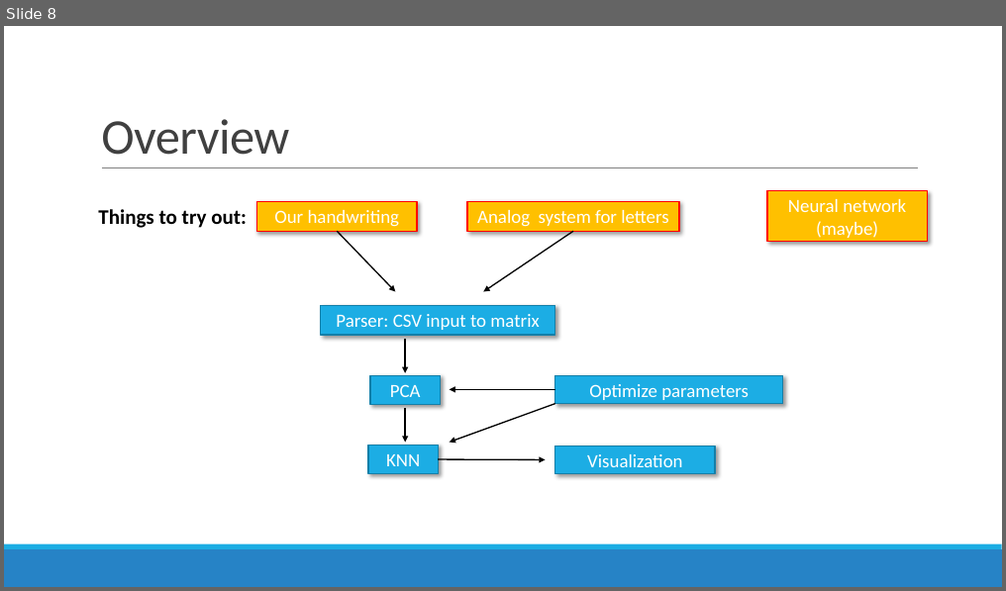
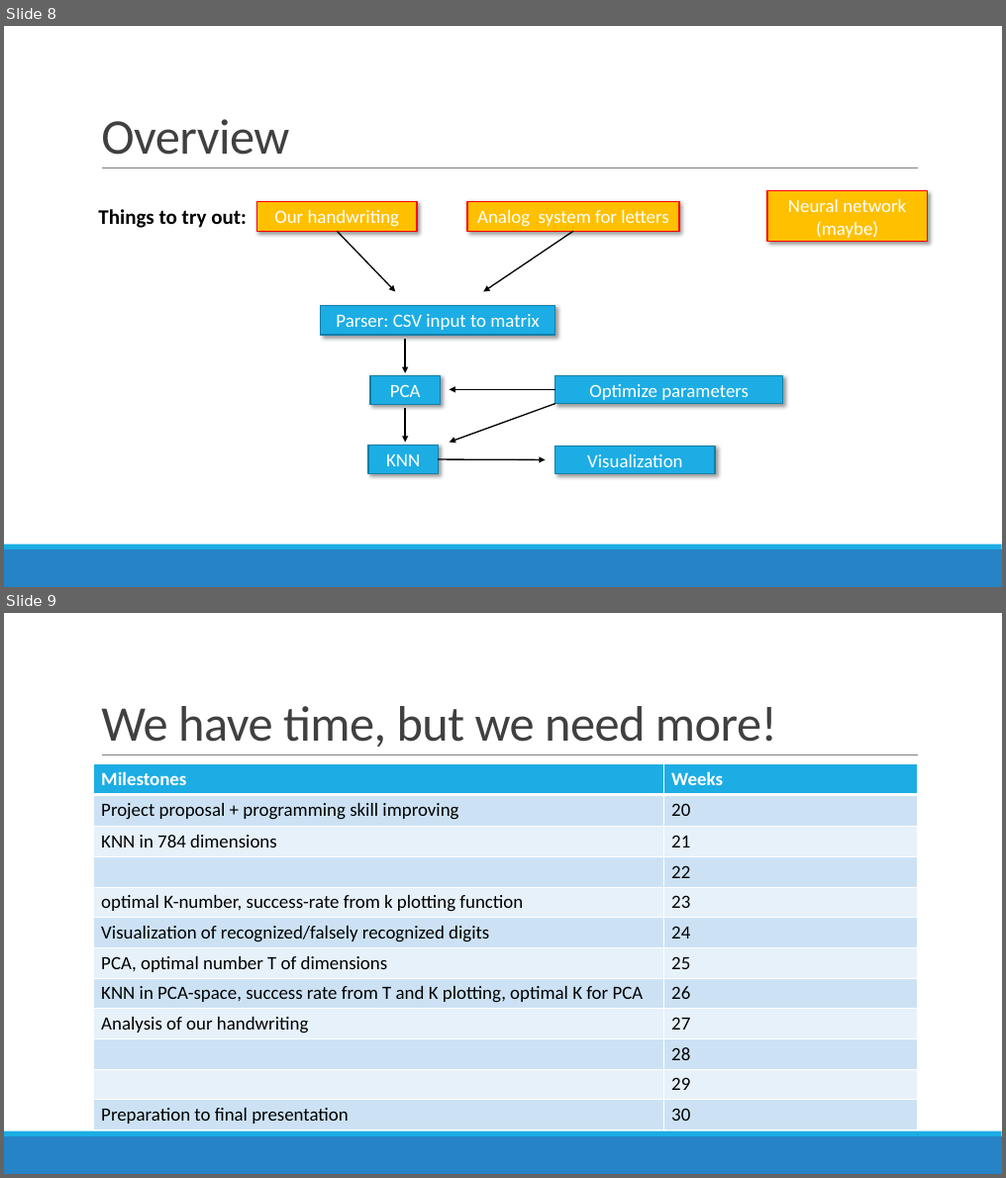
Before and after one commit to datascience-mobi/project-03-group-01, a slide deck: Vortrag1.pptx. Shown one above the other, each under a label of ours: slide 8 before the commit, slides 8 and 9 after it. The pictures are 1006x591 and 1006x1178 pixels, drawn with LibreOffice and Linux fonts; fonts in the diff are those of the drawing. Boxes give left, top, right and bottom in pixels: in the first picture for what was removed or moved away, otherwise in the second. Text is boxed around its words. In the diff, an @@ line names an element or a change of style, - is before the commit and + after.

```diff
--- a/Vortrag1.pptx
+++ b/Vortrag1.pptx
@@ slide 9 added at [4, 613, 1002, 1174], background #FFFFFF; not listed: 3 template elements that a slide beside it also shows @@
@@ title added at [101, 706, 777, 747], 48 pt, text #404040 @@
+We have time, but we need more!
@@ table added at [94, 764, 918, 1131], 12 rows, 2 columns @@
+Milestones | Weeks
+Project proposal + programming skill improving | 20
+KNN in 784 dimensions | 21
+ | 22
+optimal K-number, success-rate from k plotting function | 23
+Visualization of recognized/falsely recognized digits | 24
+PCA, optimal number T of dimensions | 25
+KNN in PCA-space, success rate from T and K plotting, optimal K for PCA | 26
+Analysis of our handwriting | 27
+ | 28
+ | 29
+Preparation to final presentation | 30
```
Also in this commit, not shown: 2 slides changed.
